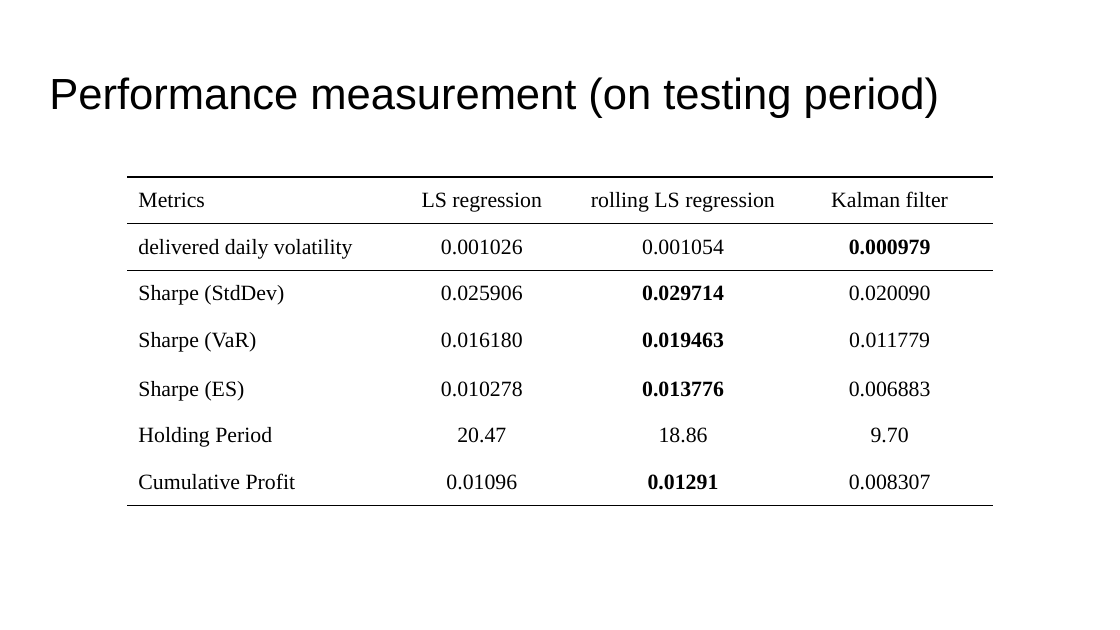
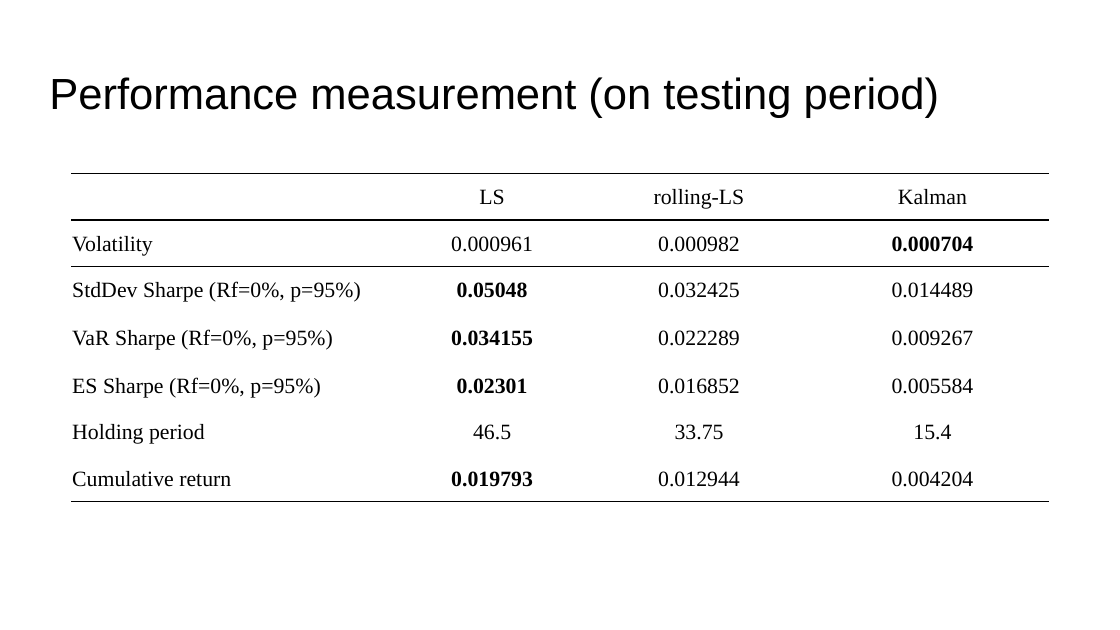
Before and after one commit to thtang/Pair-trading, a slide deck: slide 24 of Pair trading for Currencies.pptx. Drawn at 1120x630 pixels with LibreOffice and Linux fonts; fonts in the diff are those of the drawing. Boxes give left, top, right and bottom in pixels: in the first picture for what was removed or moved away, otherwise in the second. Text is boxed around its words. In the diff, an @@ line names an element or a change of style, - is before the commit and + after.

```diff
--- a/Pair trading for Currencies.pptx
+++ b/Pair trading for Currencies.pptx
@@ table at <box>71,174,1048,502</box> @@
-row 1: Metrics | LS regression | rolling LS regression | Kalman filter
+row 1:  | LS | rolling-LS | Kalman
-row 2: delivered daily volatility | 0.001026 | 0.001054 | 0.000979
+row 2: Volatility | 0.000961 | 0.000982 | 0.000704
-row 3: Sharpe (StdDev) | 0.025906 | 0.029714 | 0.020090
+row 3: StdDev Sharpe (Rf=0%, p=95%) | 0.05048 | 0.032425 | 0.014489
-row 4: Sharpe (VaR) | 0.016180 | 0.019463 | 0.011779
+row 4: VaR Sharpe (Rf=0%, p=95%) | 0.034155 | 0.022289 | 0.009267
-row 5: Sharpe (ES) | 0.010278 | 0.013776 | 0.006883
+row 5: ES Sharpe (Rf=0%, p=95%) | 0.02301 | 0.016852 | 0.005584
-row 6: Holding Period | 20.47 | 18.86 | 9.70
+row 6: Holding period | 46.5 | 33.75 | 15.4
-row 7: Cumulative Profit | 0.01096 | 0.01291 | 0.008307
+row 7: Cumulative return | 0.019793 | 0.012944 | 0.004204
@@ table: place and size @@
-table at <box>128,177,993,516</box>
+table at <box>71,174,1048,502</box>
```
Also in this commit, not shown: 8 other slides changed, 2 slides added, 16 other files.
